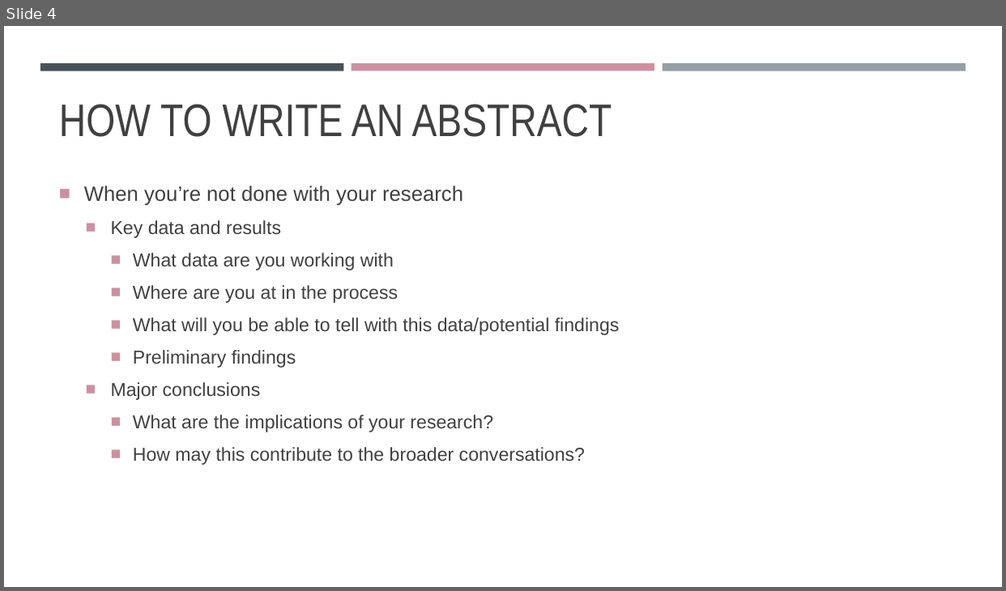
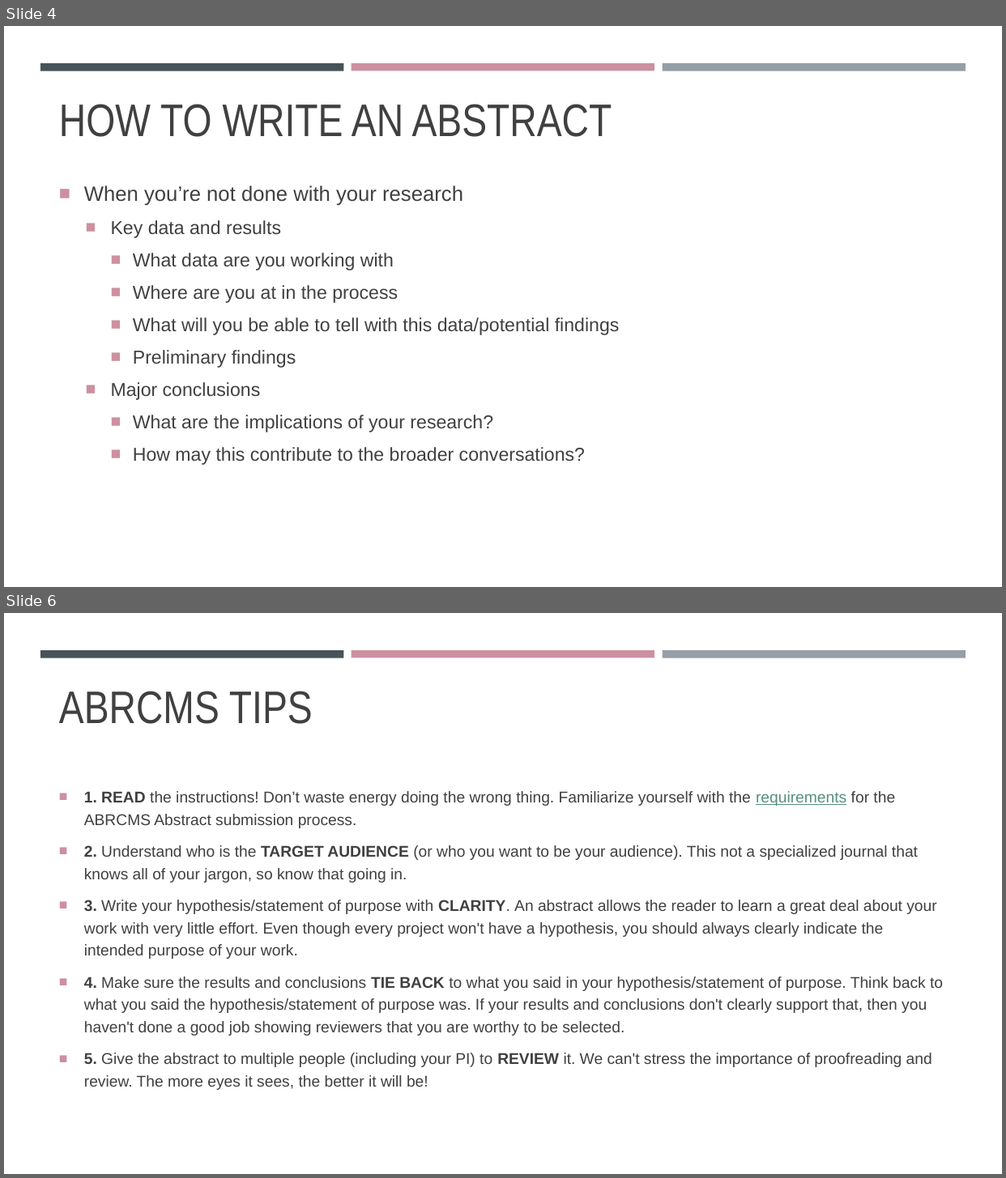
Before and after one commit to madmolecularman/MARC-Summer-2020, a slide deck: resources/abstracts/how_to_write_an_abstract.pptx. Shown one above the other, each under a label of ours: slide 4 before the commit, slides 4 and 6 after it; the slides between them are not shown. The pictures are 1006x591 and 1006x1178 pixels, drawn with LibreOffice and Linux fonts; fonts in the diff are those of the drawing. Boxes give left, top, right and bottom in pixels: in the first picture for what was removed or moved away, otherwise in the second. Text is boxed around its words. In the diff, an @@ line names an element or a change of style, - is before the commit and + after.

Commit message:
adding abstract resources and editing meeting plan

```diff
--- a/resources/abstracts/how_to_write_an_abstract.pptx
+++ b/resources/abstracts/how_to_write_an_abstract.pptx
@@ slide 6 added at (4, 613, 1002, 1174), background #FFFFFF; not listed: 3 template elements that a slide beside it also shows @@
@@ title added at (59, 691, 313, 724), 44 pt, text #404040 @@
+ABRCMS TIPS
@@ text added at (84, 791, 943, 1090), 15 pt, text #404040 @@
+■ 1. READ the instructions! Don’t waste energy doing the wrong thing. Familiarize yourself with the requirements for the ABRCMS Abstract submission process.
+■ 2. Understand who is the TARGET AUDIENCE (or who you want to be your audience). This not a specialized journal that knows all of your jargon, so know that going in.
+■ 3. Write your hypothesis/statement of purpose with CLARITY. An abstract allows the reader to learn a great deal about your work with very little effort. Even though every project won't have a hypothesis, you should always clearly indicate the intended purpose of your work.
+■ 4. Make sure the results and conclusions TIE BACK to what you said in your hypothesis/statement of purpose. Think back to what you said the hypothesis/statement of purpose was. If your results and conclusions don't clearly support that, then you haven't done a good job showing reviewers that you are worthy to be selected.
+■ 5. Give the abstract to multiple people (including your PI) to REVIEW it. We can't stress the importance of proofreading and review. The more eyes it sees, the better it will be!
```
Also in this commit, not shown: 2 slides changed, 2 other slides added, 1 slide removed, 8 other files.
